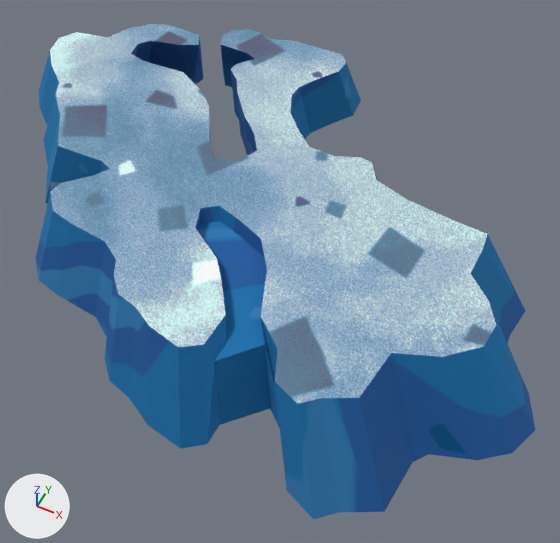
An edit to the Blender file assets/levels/ice/fermanagh.blend, drawn before and after from the same camera.
One viewpoint serves both versions: a camera (50 mm lens) standing at (92.0, -160.0, 185.0) and looking at (16.0, -8.0, -4.0). The axes (+X, +Y, +Z) are drawn at lower left. The lights are the same throughout. The picture after the commit comes second.

Objects in the first picture: 'fern-col'.
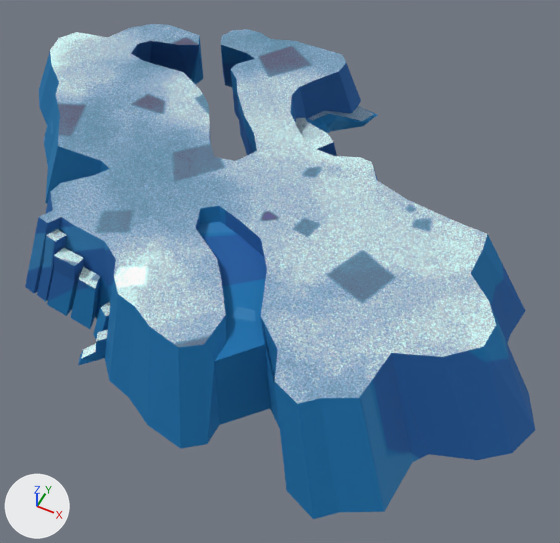
Changed parts and their boxes [x1, y1, x2, y2] in the pictures (560 x 543 px):
'fern-col', reshaped
    before: [35, 24, 535, 519]
    after: [25, 24, 535, 519]
part 1 of me_mesh_006, built on
    before: [39, 211, 116, 378]
    after: [25, 106, 377, 378]
part 2 of me_mesh_006, surface changed
    before: [35, 24, 526, 519]
    after: [43, 24, 526, 519]

The edits, one by one:
me_mesh_006 is used by ob_fern_col; location (0.0, 0.0, 0.0).
me_mesh_006 had 238 vertices, 490 faces and spanned x -115.0..105.0, y -82.0..88.0, z 0.0..26.0.
me_mesh_006 now has 435 vertices, 885 faces and spans x -115.0..105.0, y -82.0..88.0, z -1.0..26.0.
Part 1, on me_mesh_006:
13 faces are deleted.
158 vertices are added at x -49.0..23.0, y -70.0..83.0, z -1.0..26.0.
5 new vertices lie (4.0, -1.0, 0.0) away from vertices in x -49.0..-43.0, y -49.0..-40.0, z 0.0..26.0.
7 new vertices lie (-1.0, -4.0, 0.0) away from vertices in x -45.0..-38.0, y -51.0..-47.0, z 0.0..13.0.
10 new vertices lie (-4.0, 1.0, 0.0) away from vertices in x -39.0..-38.0, y -51.0..-47.0, z 13.0.
6 new vertices lie (-2.0, -4.0, 0.0) away from vertices in x -49.0..-39.0, y -50.0..-40.0, z 0.0..26.0.
6 new vertices lie (8.0, -1.0, 0.0) away from vertices in x -40.0..-31.0, y -57.0..-46.0, z 0.0..19.0.
5 new vertices lie (1.0, 1.0, -6.0) away from vertices in x -6.0..-1.0, y 41.0..46.0, z 14.0..15.0.
349 new faces join them, mat_sleet (picture img_icefloor_png).
59 new faces join them, mat_snow (picture img_diffuse7_png).
me_mesh_006 part 2: 471 kept faces spanning x -115.0..105.0, y -82.0..88.0, z 0.0..26.0 get new texture (UV) coordinates.
